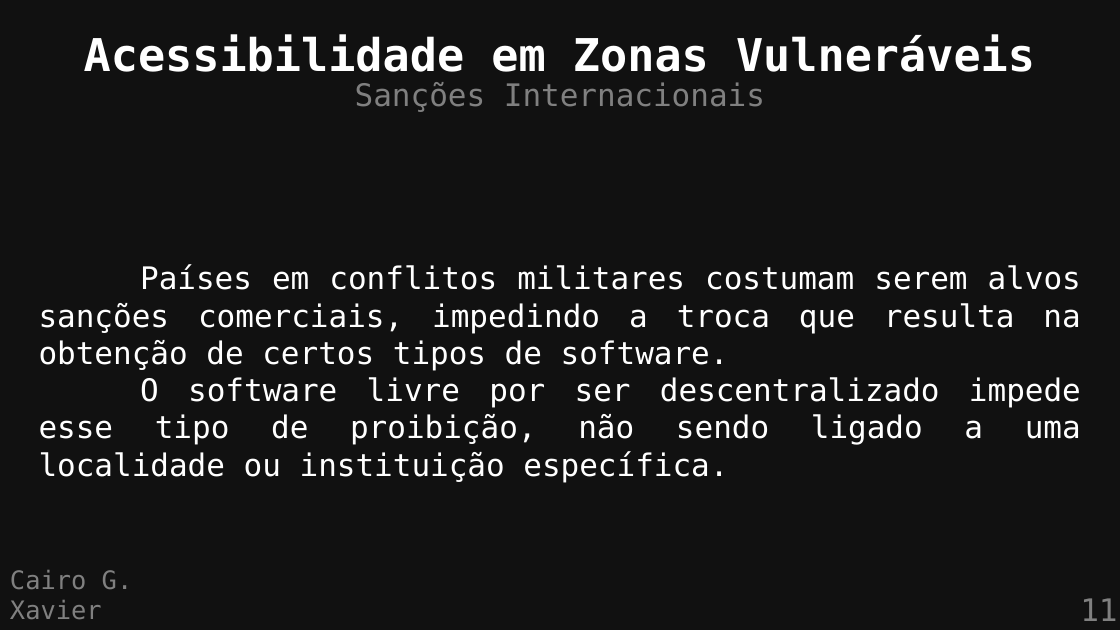
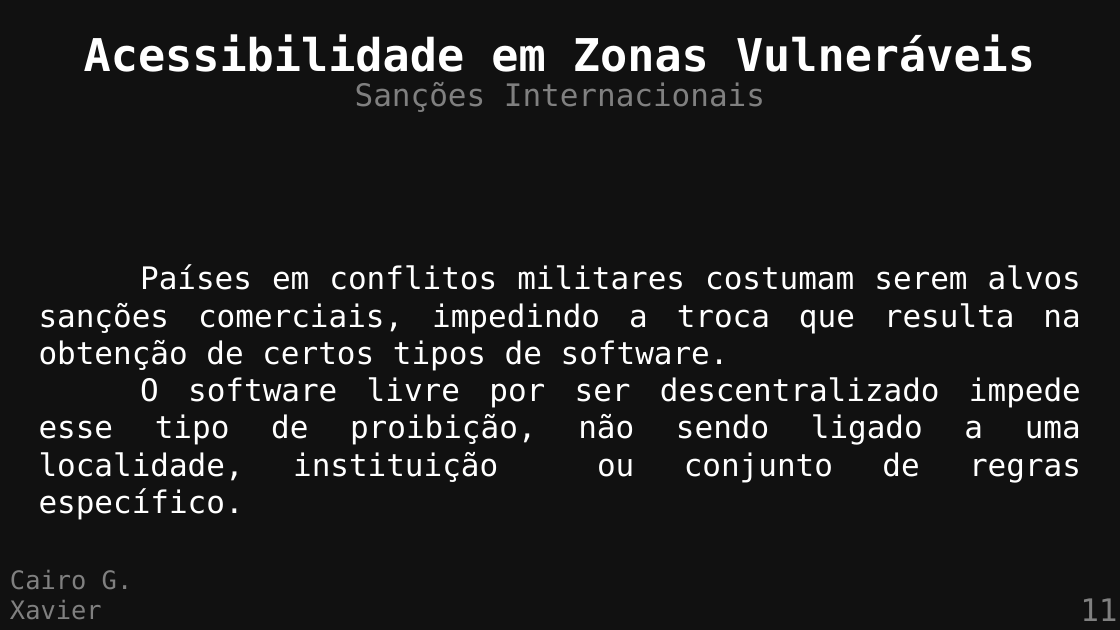
Before and after one commit to cairoGarcia/flisol-2026-ufmg, a slide deck: slide 11 of slides/soberania.odp. Drawn at 1120x630 pixels with LibreOffice and Linux fonts; fonts in the diff are those of the drawing. Boxes give left, top, right and bottom in pixels: in the first picture for what was removed or moved away, otherwise in the second. Text is boxed around its words. In the diff, an @@ line names an element or a change of style, - is before the commit and + after.

```diff
--- a/slides/soberania.odp
+++ b/slides/soberania.odp
@@ text at [39,377,1081,520]: text changed @@
-O software livre por ser descentralizado impede esse tipo de proibição, não sendo ligado a uma localidade ou instituição específica.
+O software livre por ser descentralizado impede esse tipo de proibição, não sendo ligado a uma localidade, instituição ou conjunto de regras específico.
```
Also in this commit, not shown: 1 other slide changed.
